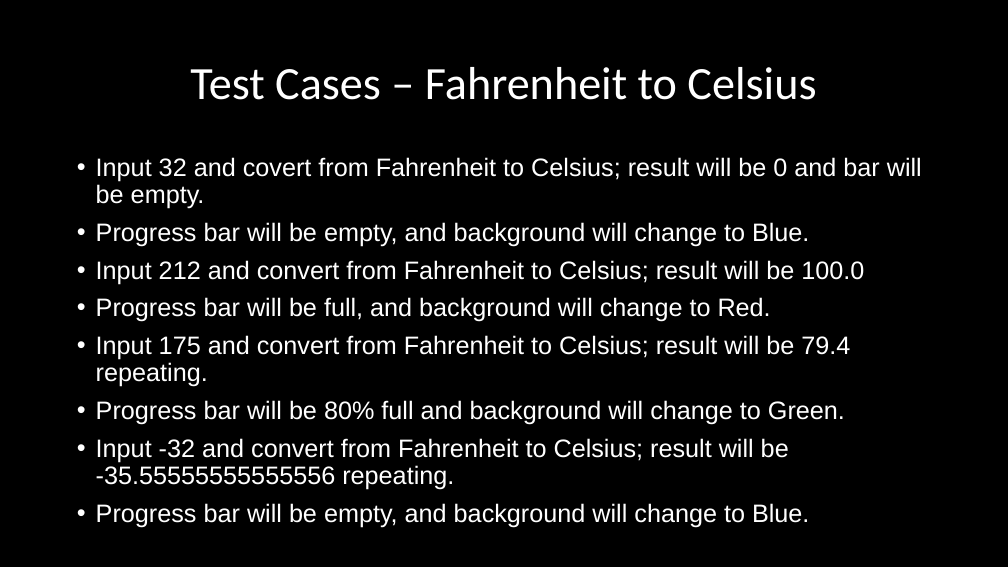
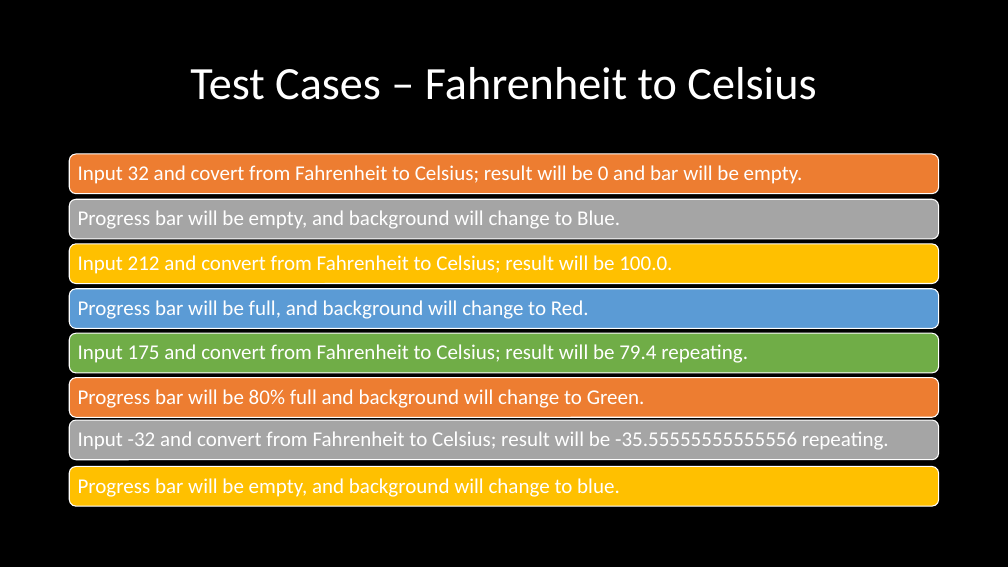
Before and after one commit to acn1008/ProjectComp730, a slide deck: slide 7 of Final Project.pptx. Drawn at 1008x567 pixels with LibreOffice and Linux fonts; fonts in the diff are those of the drawing; background and template pictures are left out. Boxes give left, top, right and bottom in pixels: in the first picture for what was removed or moved away, otherwise in the second. Text is boxed around its words. In the diff, an @@ line names an element or a change of style, - is before the commit and + after.

Commit message:
Add files via upload
Making test cases portion for final project presentation draft in the same format

```diff
--- a/Final Project.pptx
+++ b/Final Project.pptx
@@ text removed at bbox=[96, 157, 922, 527] @@
-• Input 32 and covert from Fahrenheit to Celsius; result will be 0 and bar will be empty.
-• Progress bar will be empty, and background will change to Blue.
-• Input 212 and convert from Fahrenheit to Celsius; result will be 100.0
-• Progress bar will be full, and background will change to Red.
-• Input 175 and convert from Fahrenheit to Celsius; result will be 79.4 repeating.
-• Progress bar will be 80% full and background will change to Green.
-• Input -32 and convert from Fahrenheit to Celsius; result will be -35.55555555555556 repeating.
-• Progress bar will be empty, and background will change to Blue.
@@ group added at bbox=[70, 154, 939, 506]: 8 rounded rectangles, 8 texts @@
+Input 32 and covert from Fahrenheit to Celsius; result will be 0 and bar will be empty.
+Progress bar will be empty, and background will change to Blue.
+Input 212 and convert from Fahrenheit to Celsius; result will be 100.0.
+Progress bar will be full, and background will change to Red.
+Input 175 and convert from Fahrenheit to Celsius; result will be 79.4 repeating.
+Progress bar will be 80% full and background will change to Green.
+Input -32 and convert from Fahrenheit to Celsius; result will be -35.55555555555556 repeating.
+Progress bar will be empty, and background will change to blue.
```
Also in this commit, not shown: 3 other slides changed, 1 slide added.
